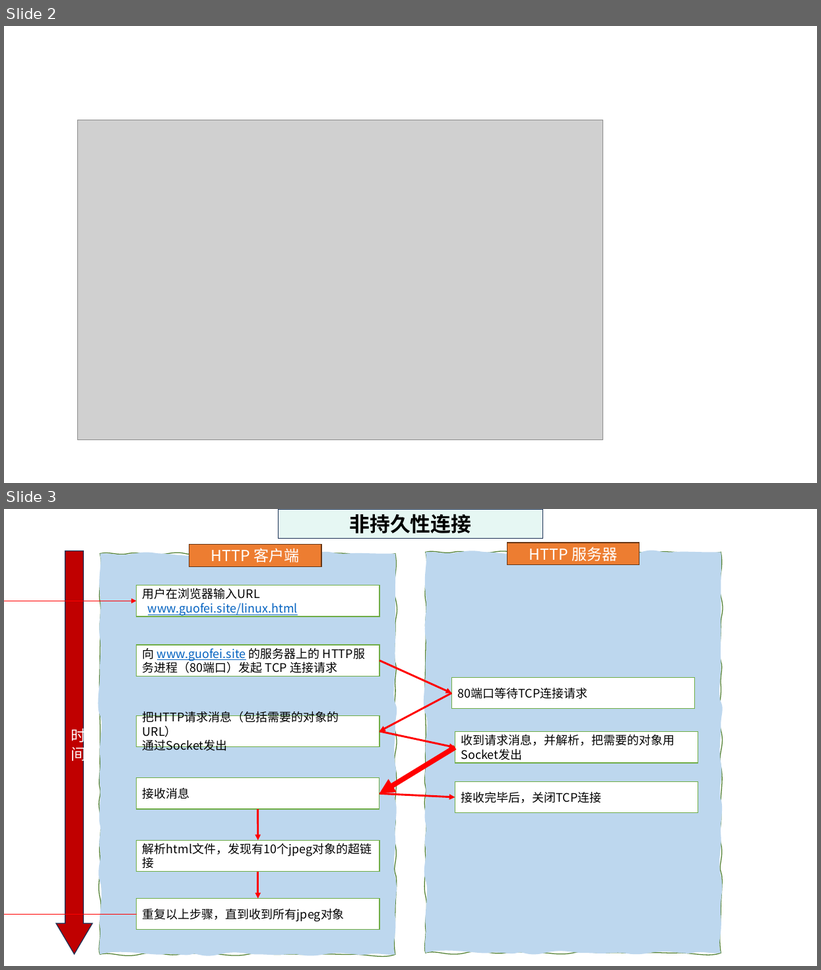
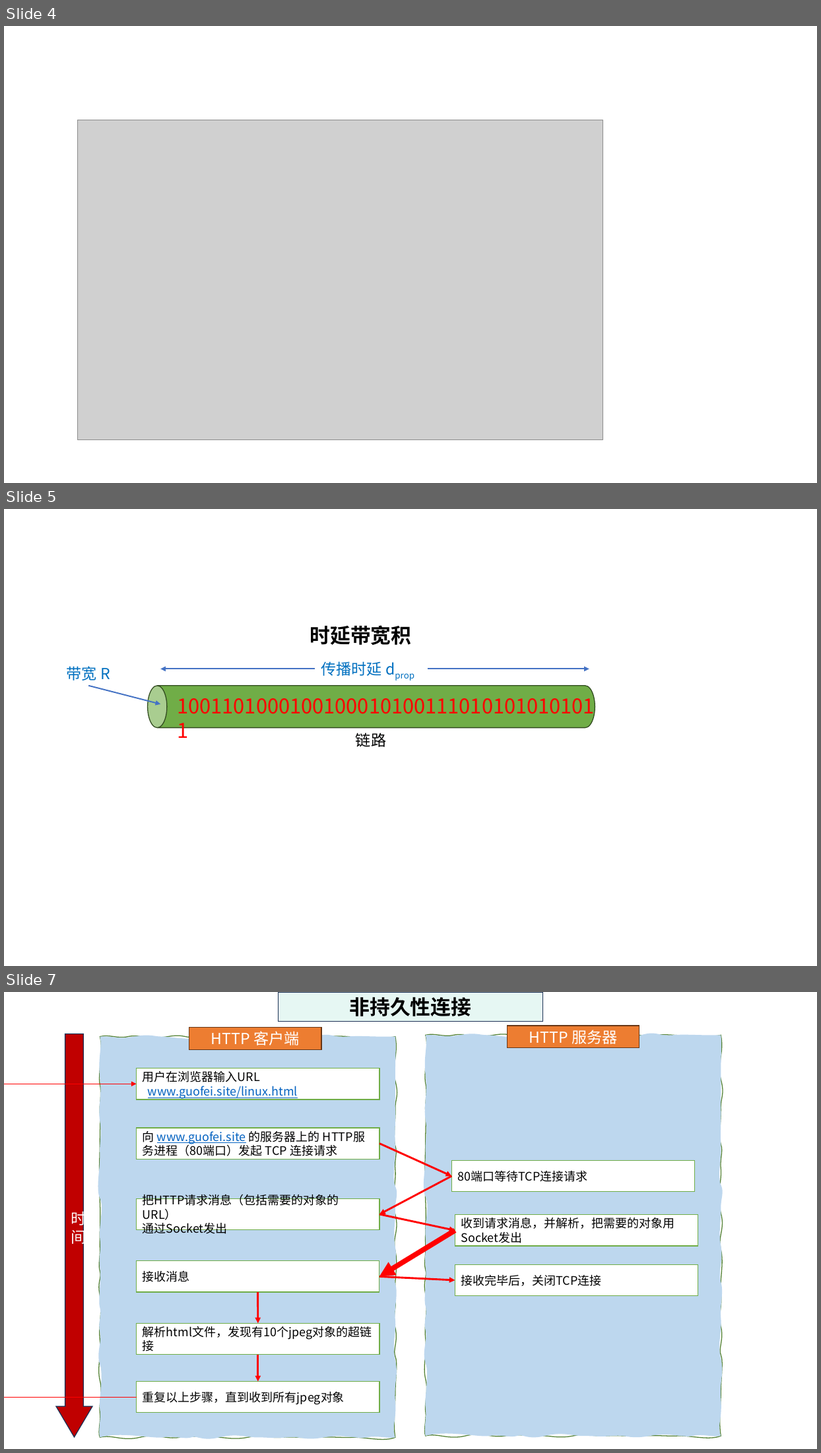
Before and after one commit to guofei9987/a, a slide deck: computer/network/计算机网络-素材.pptx. Shown one above the other, each under a label of ours: slides 2 and 3 before the commit, slides 4, 5 and 7 after it; the slides between them are not shown. The pictures are 821x970 and 821x1453 pixels, drawn with LibreOffice and Linux fonts; fonts in the diff are those of the drawing; grey boxes stand for pictures. Boxes give left, top, right and bottom in pixels: in the first picture for what was removed or moved away, otherwise in the second. Text is boxed around its words. In the diff, an @@ line names an element or a change of style, - is before the commit and + after.

```diff
--- a/computer/network/计算机网络-素材.pptx
+++ b/computer/network/计算机网络-素材.pptx
@@ slide 5 added at [4,509,817,966], background #FFFFFF @@
@@ group added at [67,625,605,747]: 5 texts, 3 arrows, 1 cylinder @@
+时延带宽积
+10011010001001000101001110101010101011
+传播时延 dprop
+带宽 R
+链路
@@ what was slide 2 is now slide 4 @@
@@ what was slide 3 is now slide 7 @@
```
Also in this commit, not shown: 3 other slides added, 4 other files.
